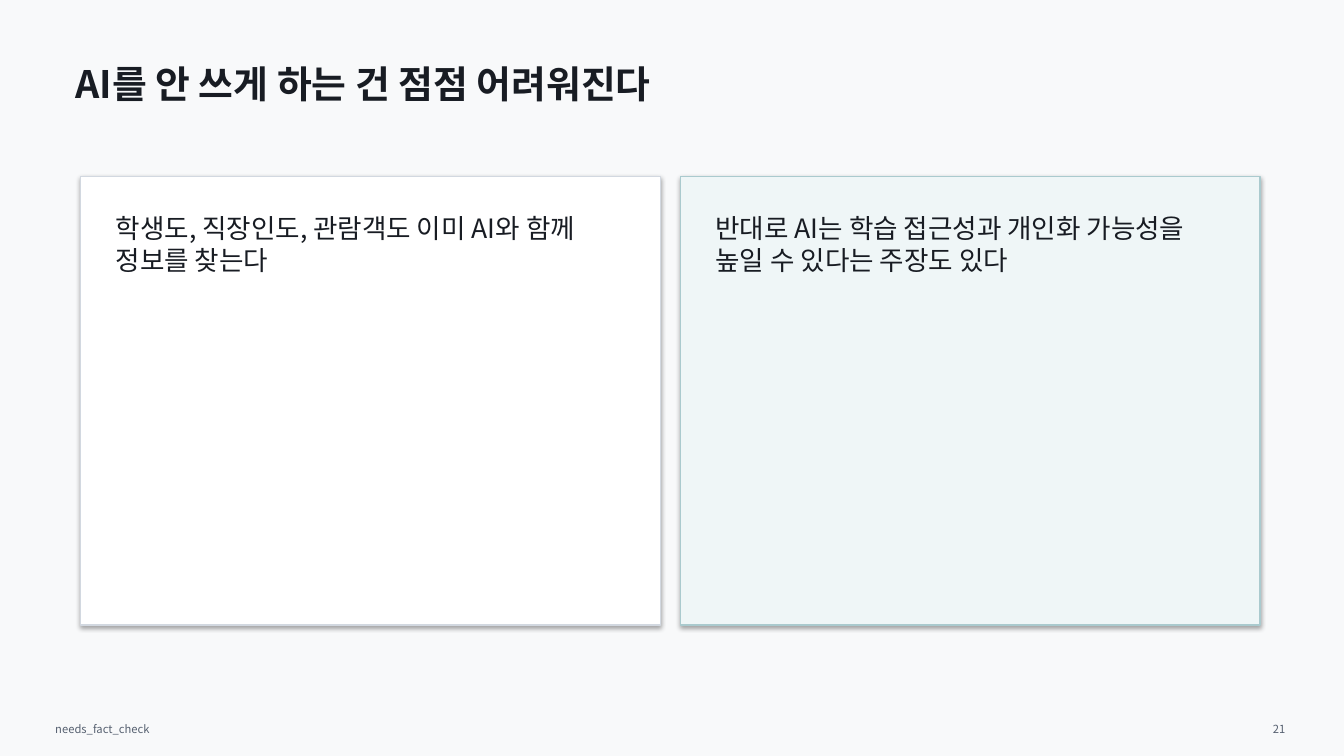
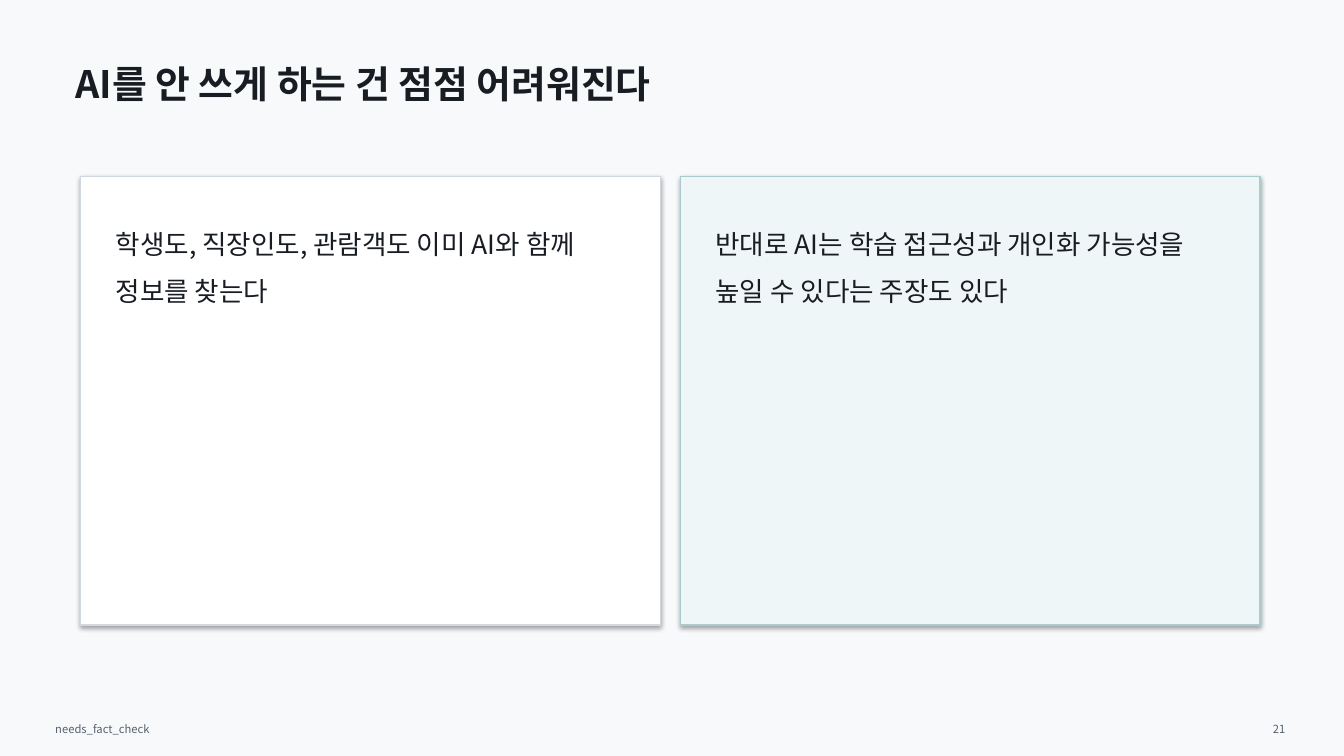
Before and after one commit to Rlearnchan/luddite, a slide deck: slide 21 of outputs/pptx/ai_knowledge_institution_draft.pptx. Drawn at 1344x756 pixels with LibreOffice and Linux fonts; fonts in the diff are those of the drawing. Boxes give left, top, right and bottom in pixels: in the first picture for what was removed or moved away, otherwise in the second. Text is boxed around its words. In the diff, an @@ line names an element or a change of style, - is before the commit and + after.

```diff
--- a/outputs/pptx/ai_knowledge_institution_draft.pptx
+++ b/outputs/pptx/ai_knowledge_institution_draft.pptx
@@ text "학생도, 직장인도, 관람객도 이미 AI와 ..." at box(116, 232, 575, 303): line spacing 1 to 1.5 @@
@@ text "반대로 AI는 학습 접근성과 개인화 ..." at box(716, 232, 1185, 303): line spacing 1 to 1.5 @@
```
Also in this commit, not shown: 25 other slides changed, 8 other files.
